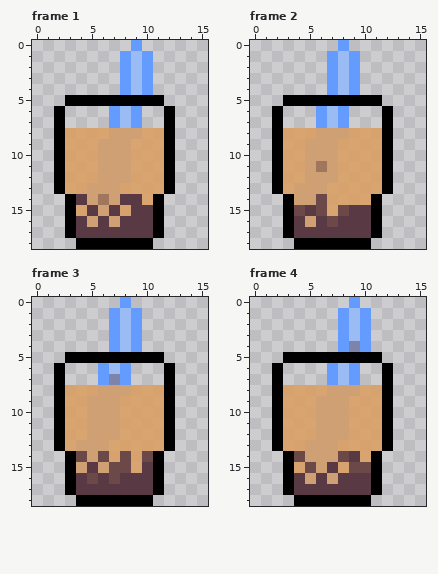
Pixel-art file: Boba/Assets/Sprites/BobaAttack.ase. Above, as it was before the edit.
16x19 pixels, 7 frames. Colours within 5 levels of each other are drawn and written as one. Shown: frame 1, frame 2, frame 3, frame 4. The commit also changed other frames, which this record leaves out.
New version:
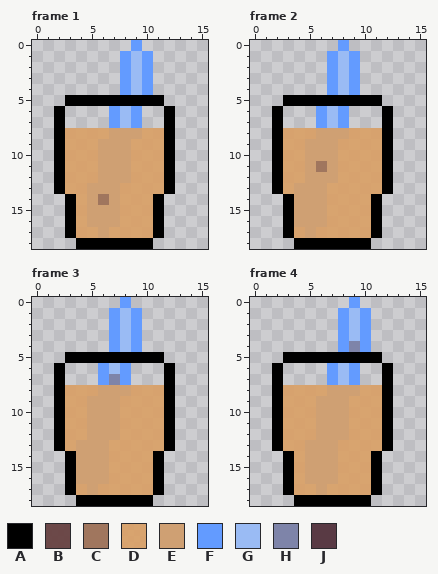
Palette (. is transparent): A #000000  B #6b4747fc  C #a0765e  D #d9a066ea  E #cfa073  F #639bff  G #9abbf4  H #7e84a9  J #583842fc
Edits made:
layer "Boba" removed
Frame 1:
y 14: x 4 J -> D; x 8..9 JJ -> DD
y 15: x 5 J -> E; x 7 J -> E; x 9..10 JJ -> DD
y 16: x 4 J -> D; x 6 J -> E; x 8..10 JJJ -> DDD
y 17: x 4..10 JJJJJJJ -> DDEDDDD
Frame 2:
y 14: x 6 B -> E
y 15: x 4..6 BJB -> EEE; x 8..10 BJJ -> DDD
y 16: x 4 J -> E; x 6..10 JBJJJ -> EDDDD
y 17: x 4..10 JJJJJJJ -> DEDDDDD
Frame 3:
y 14: x 4 B -> E; x 6 B -> E; x 8 B -> D; x 10 B -> D
y 15: x 5 J -> E; x 7..8 BB -> DD; x 10 J -> D
y 16: x 4..10 JBJBJJJ -> EEEDDDD
y 17: x 4..10 JJJJJJJ -> DEDDDDD
Frame 4:
y 14: x 4 B -> D; x 8..9 BJ -> DD
y 15: x 5 B -> E; x 7 J -> E; x 9..10 BB -> DD
y 16: x 4 J -> D; x 6 J -> E; x 8..10 JJJ -> DDD
y 17: x 4..10 JJJJJJJ -> DDEDDDD
Pixel boxes of the changes (left, top, right, bottom) in both pictures:
changed: (76, 194, 153, 238)
changed: (294, 194, 371, 238)
changed: (76, 451, 153, 495)
changed: (294, 451, 371, 495)
